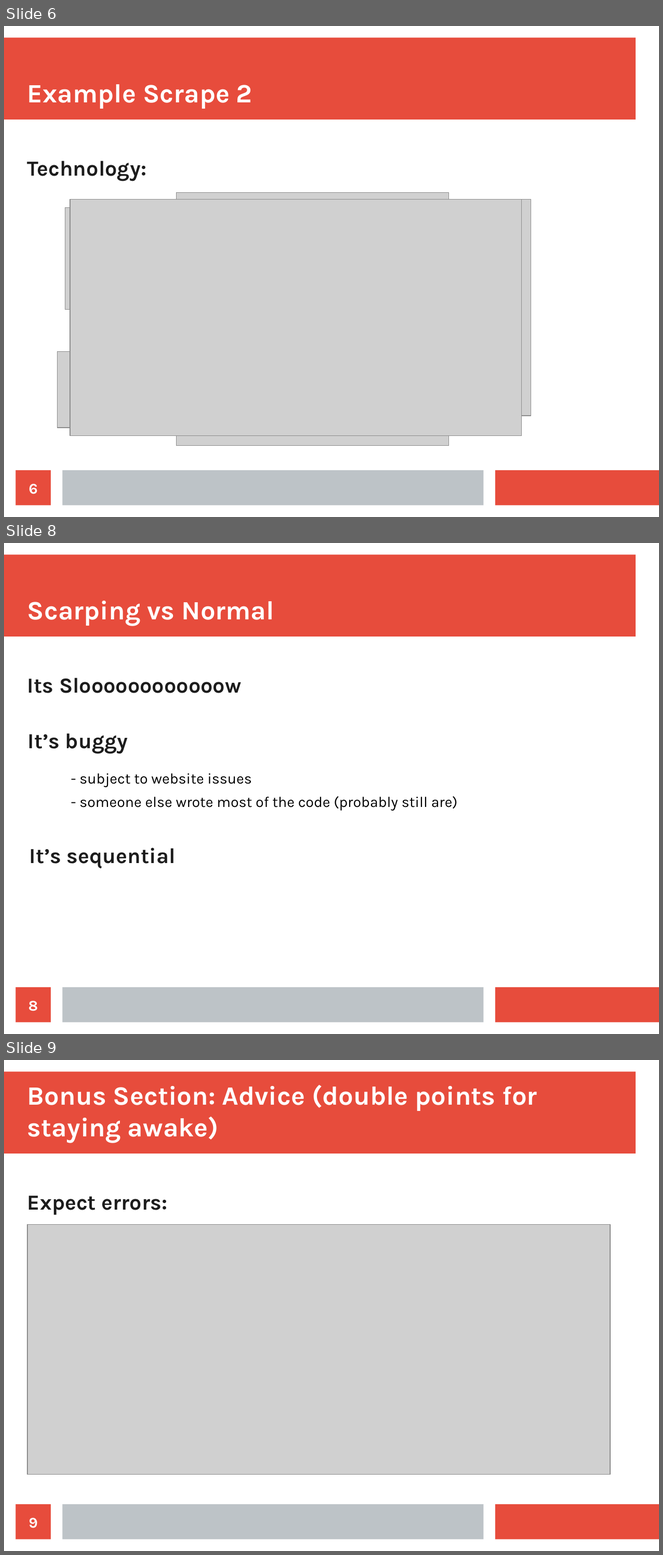
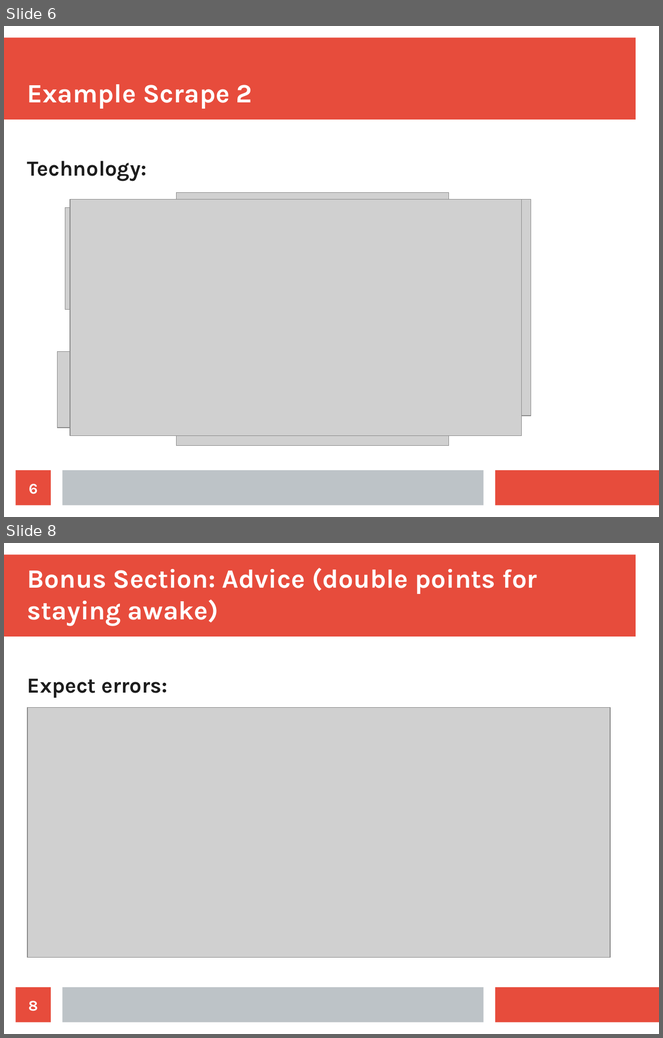
Before and after one commit to Lewington-pitsos/web_scraping_presentation, a slide deck: web_scraping.odp. Shown one above the other, each under a label of ours: slides 6, 8 and 9 before the commit, slides 6 and 8 after it; the slides between them are not shown. The pictures are 663x1555 and 663x1038 pixels, drawn with LibreOffice and Linux fonts; fonts in the diff are those of the drawing; grey boxes stand for pictures. Boxes give left, top, right and bottom in pixels: in the first picture for what was removed or moved away, otherwise in the second. Text is boxed around its words. In the diff, an @@ line names an element or a change of style, - is before the commit and + after.

```diff
--- a/web_scraping.odp
+++ b/web_scraping.odp
@@ slide 8 removed at (4,543,659,1034), background #FFFFFF; not listed: 3 template elements that a slide beside it also shows @@
@@ title removed at (27,601,274,626) @@
-Scarping vs Normal
@@ text removed at (27,678,241,693) @@
-Its Sloooooooooooow
@@ text removed at (28,733,128,754) @@
-It’s buggy
@@ text removed at (79,773,252,787) @@
-- subject to website issues
@@ text removed at (79,796,458,811) @@
-- someone else wrote most of the code (probably still are)
@@ text removed at (29,848,176,869) @@
-It’s sequential
@@ page number removed at (16,988,51,1023) @@
-8
@@ what was slide 9 is now slide 8 @@
@@ page number at (28,1001,38,1012): text changed @@
-9
+8
```
Also in this commit, not shown: 3 slides changed, 3 slides added, 3 other slides removed, 26 other files.
